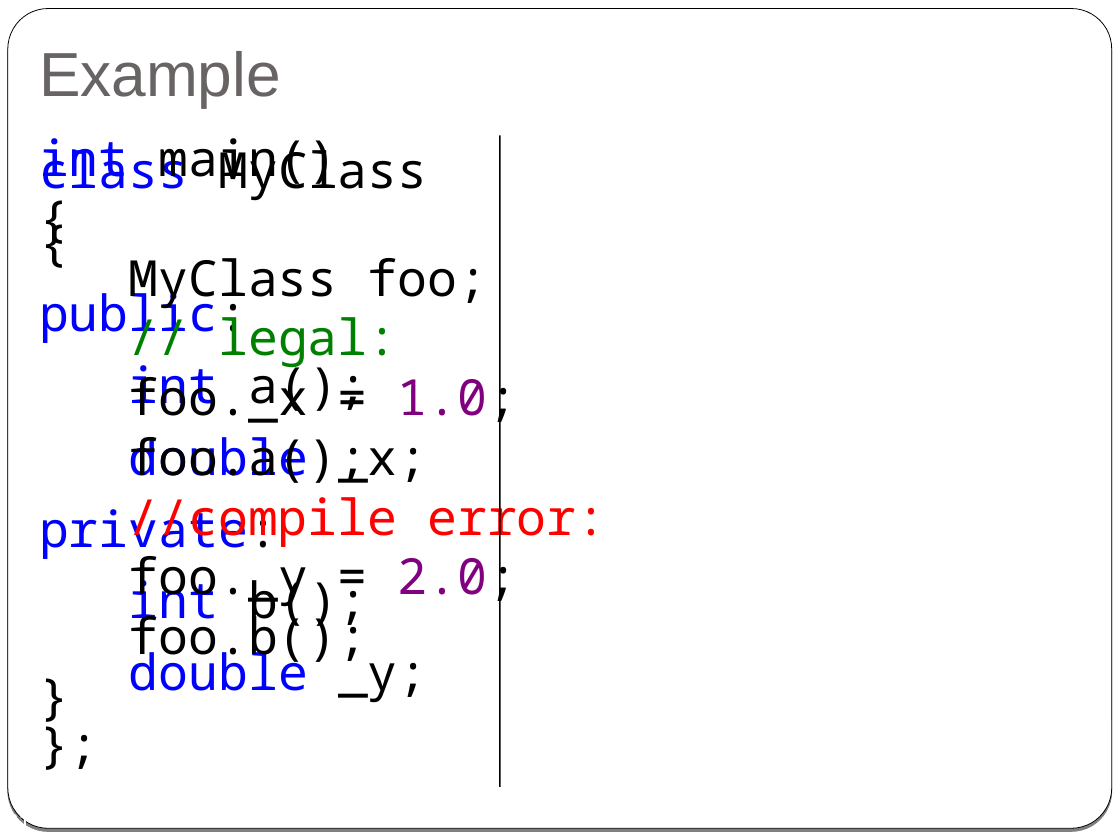
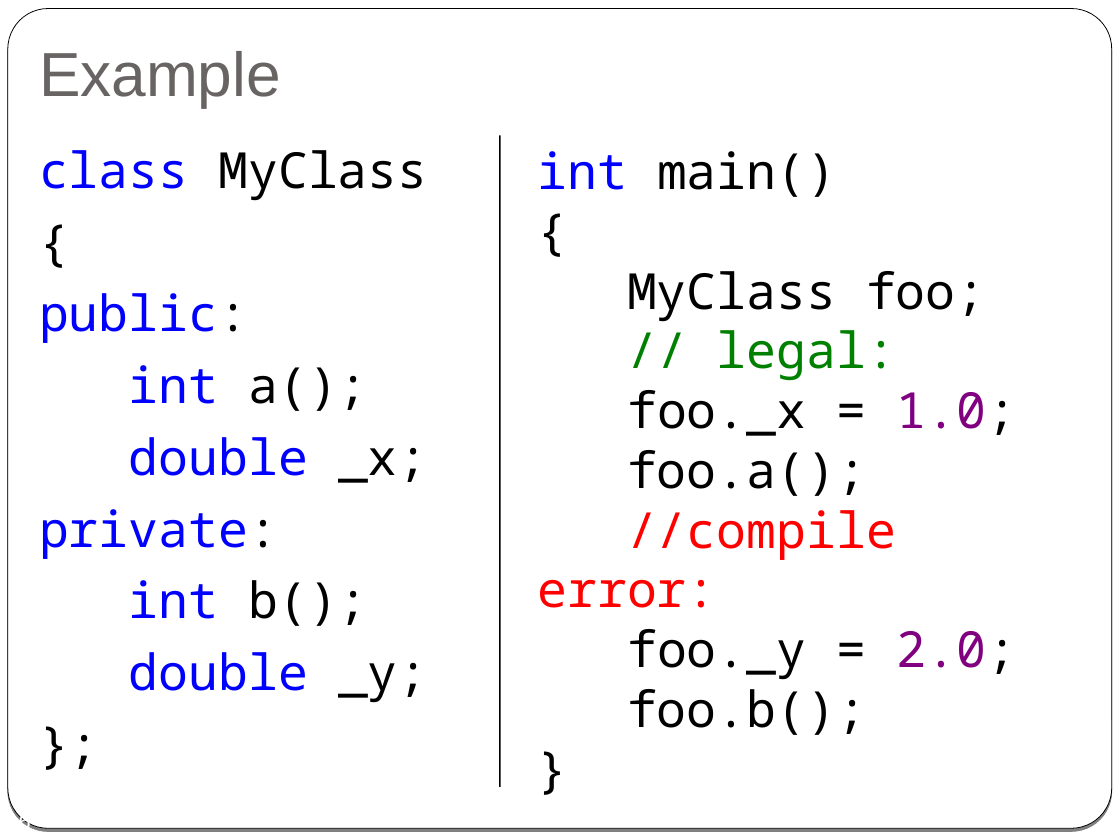
Before and after one commit to cpp-at-ariel/cpp-5778, a slide deck: slide 16 of week02-classes-constructors-destructors/slides.odp (slide 21 before the commit). Drawn at 1120x840 pixels with LibreOffice and Linux fonts; fonts in the diff are those of the drawing. Boxes give left, top, right and bottom in pixels: in the first picture for what was removed or moved away, otherwise in the second. Text is boxed around its words. In the diff, an @@ line names an element or a change of style, - is before the commit and + after.

```diff
--- a/week02-classes-constructors-destructors/slides.odp
+++ b/week02-classes-constructors-destructors/slides.odp
@@ text "int main() { MyClass foo; ..." rewrapped from bbox=[39, 138, 606, 667] to bbox=[537, 151, 1016, 735] @@
@@ page number at bbox=[6, 812, 30, 827]: text changed @@
-21
+16
```
Also in this commit, not shown: 7 other slides changed, 8 slides removed, 16 other files.
